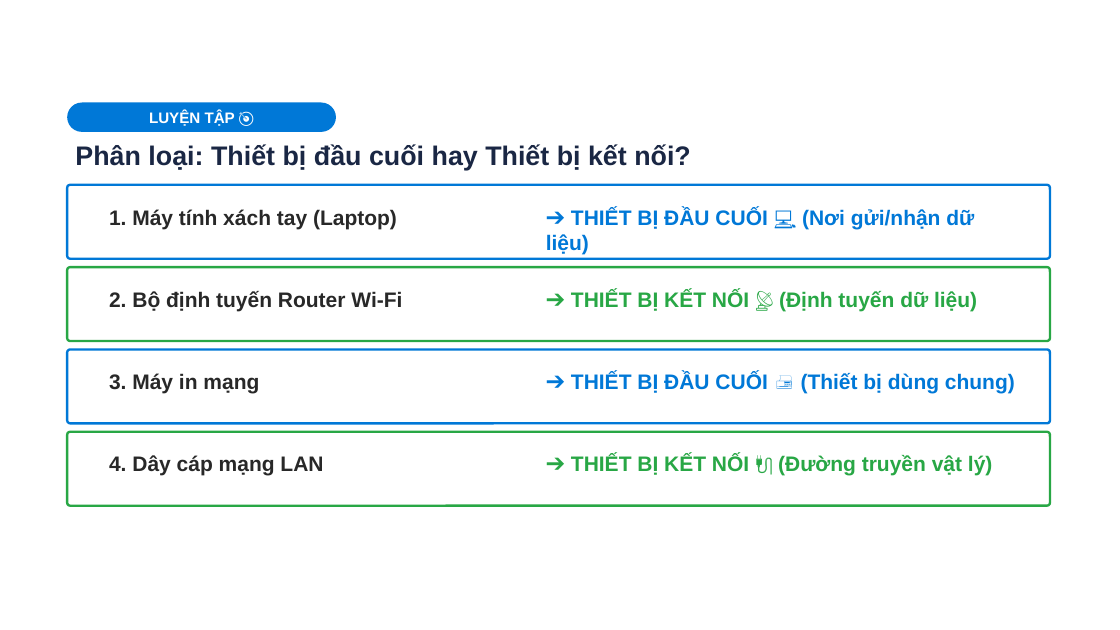
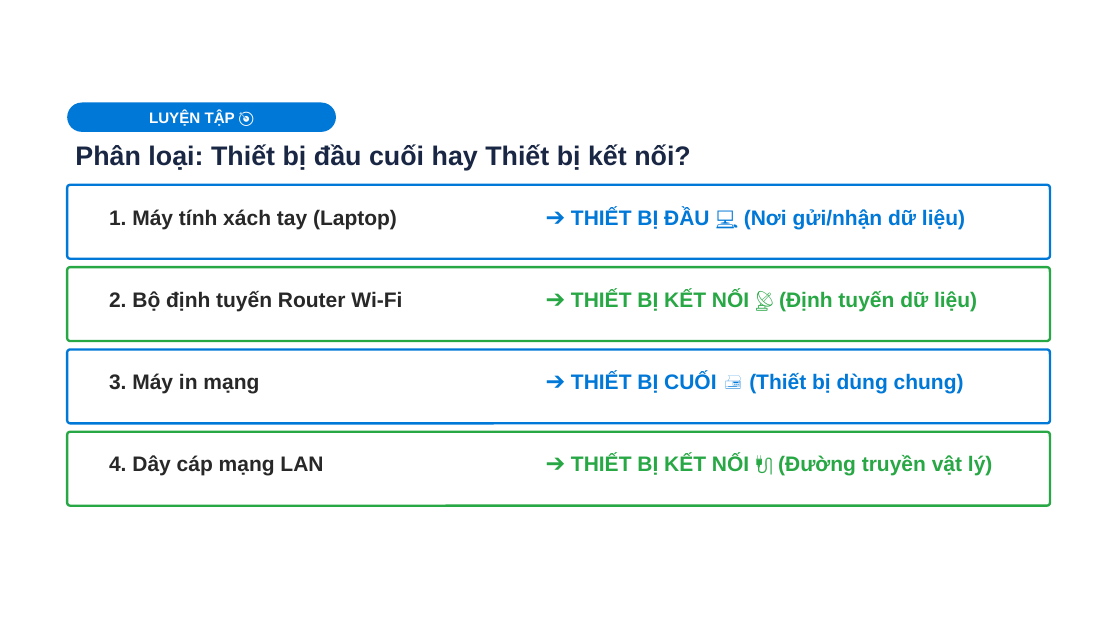
Before and after one commit to dinhnguyenhnue/UNIGO, a slide deck: slide 4 of KHBD_Tin_học/Lớp_6/Tuần_08/Slide_Tin_hoc_Lớp_6_Tiet07_Bai_4_Mang_may_tinh_Tiet_1.pptx. Drawn at 1120x630 pixels with LibreOffice and Linux fonts; fonts in the diff are those of the drawing; background and template pictures are left out. Boxes give left, top, right and bottom in pixels: in the first picture for what was removed or moved away, otherwise in the second. Text is boxed around its words. In the diff, an @@ line names an element or a change of style, - is before the commit and + after.

```diff
--- a/KHBD_Tin_học/Lớp_6/Tuần_08/Slide_Tin_hoc_Lớp_6_Tiet07_Bai_4_Mang_may_tinh_Tiet_1.pptx
+++ b/KHBD_Tin_học/Lớp_6/Tuần_08/Slide_Tin_hoc_Lớp_6_Tiet07_Bai_4_Mang_may_tinh_Tiet_1.pptx
@@ text at (571, 208, 965, 229): text changed @@
-➔ THIẾT BỊ ĐẦU CUỐI 💻 (Nơi gửi/nhận dữ liệu)
+➔ THIẾT BỊ ĐẦU 💻 (Nơi gửi/nhận dữ liệu)
@@ text at (571, 373, 964, 394): text changed @@
-➔ THIẾT BỊ ĐẦU CUỐI 🖨️ (Thiết bị dùng chung)
+➔ THIẾT BỊ CUỐI 🖨️ (Thiết bị dùng chung)
```
Also in this commit, not shown: 1 other slide changed, 23 other files.
